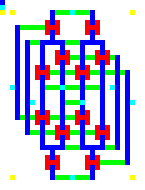
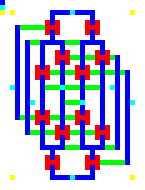
The second 145 × 190 image is a revision of the first. Changes to its layers:
painted on "Top" over bbox(55, 10, 90, 180)
painted on "Membrane" over bbox(55, 10, 90, 180)
painted on "Wells" over bbox(55, 10, 90, 180)
painted on "Bottom" over bbox(55, 10, 90, 180)
